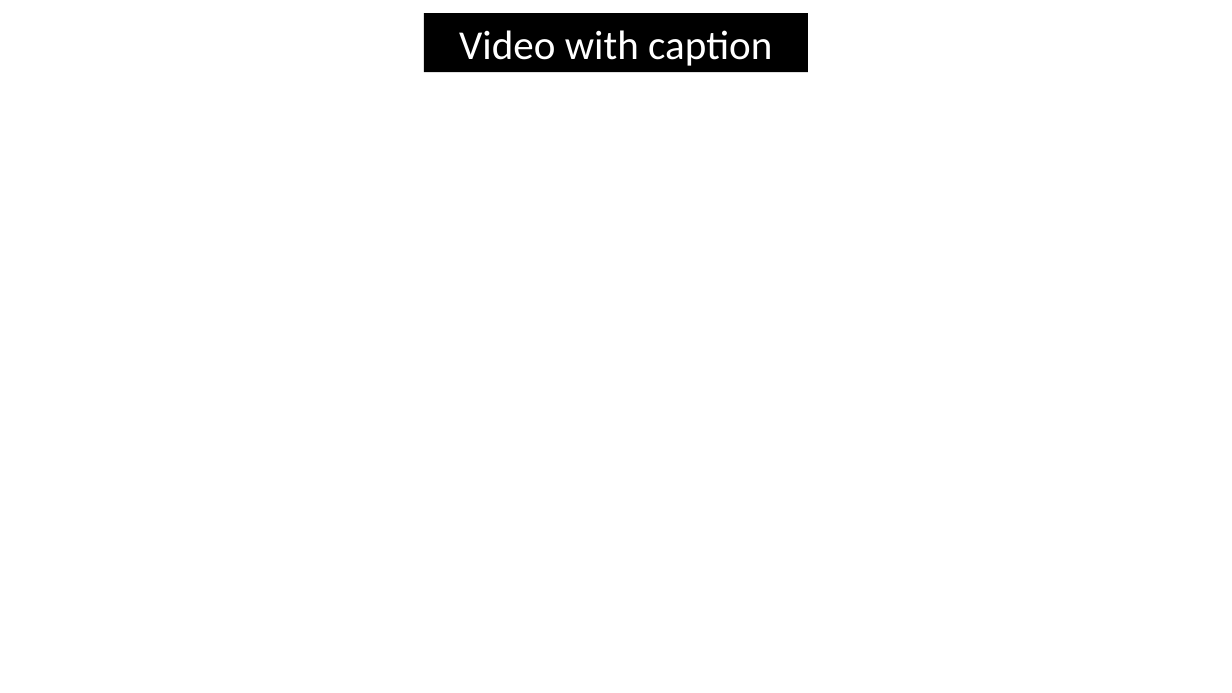
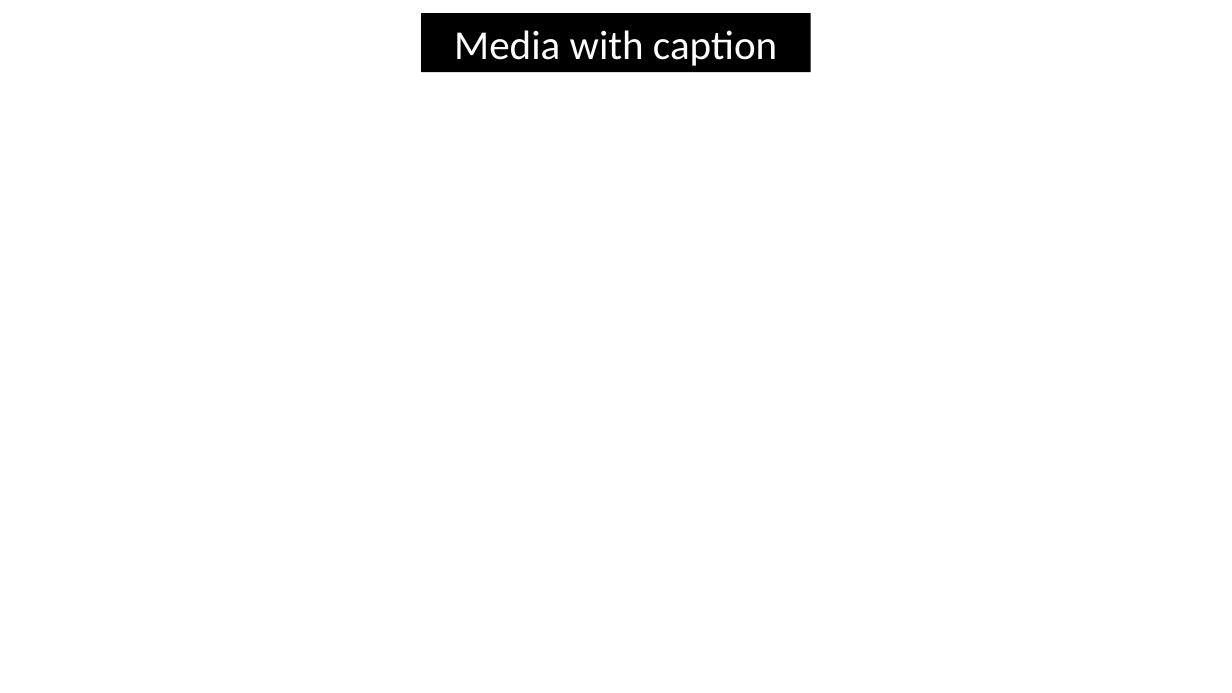
Before and after one commit to notnotedvard/isda-pptgen, a slide deck: slide 2 of template.pptx. Drawn at 1232x693 pixels with LibreOffice and Linux fonts; fonts in the diff are those of the drawing; background and template pictures are left out. Boxes give left, top, right and bottom in pixels: in the first picture for what was removed or moved away, otherwise in the second. Text is boxed around its words. In the diff, an @@ line names an element or a change of style, - is before the commit and + after.

Commit message:
huge progress on video and image slides

```diff
--- a/template.pptx
+++ b/template.pptx
@@ text in rectangle at [454, 30, 777, 66]: text changed @@
-Video with caption
+Media with caption
```
Also in this commit, not shown: 5 other files.
